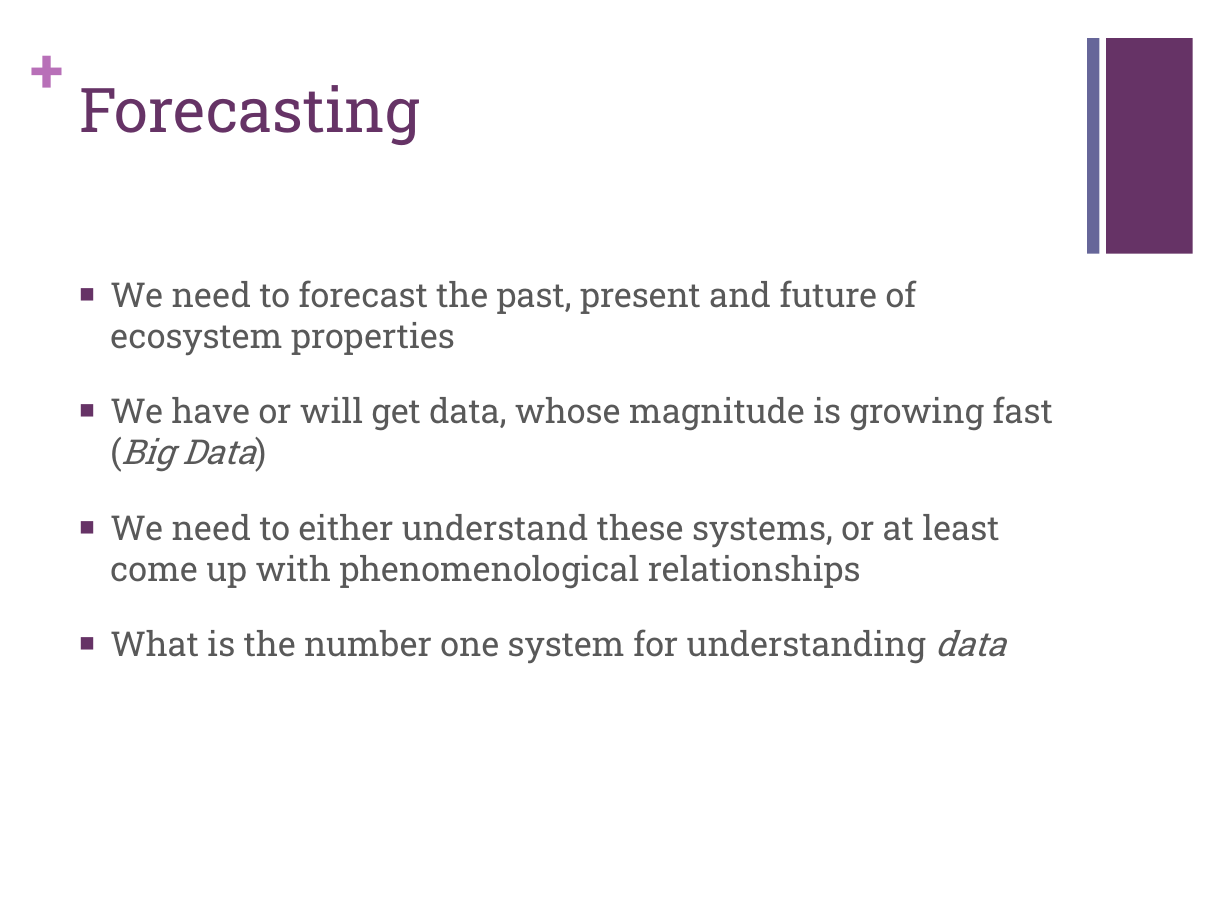
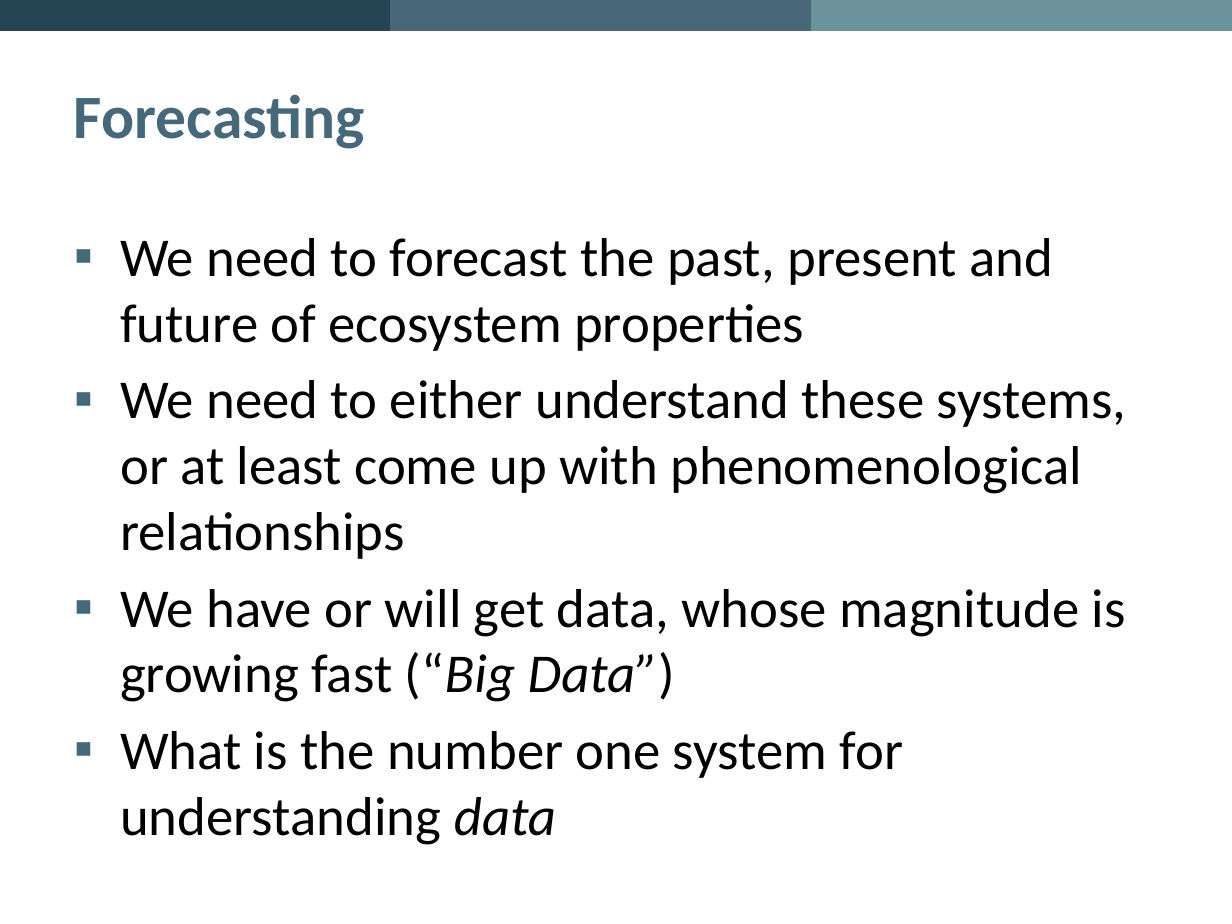
Before and after one commit to PredictiveEcology/SpaDES, a slide deck: slide 2 of development/SpaDES – Spatial Discrete Event Simulation.pptx. Drawn at 1232x924 pixels with LibreOffice and Linux fonts; fonts in the diff are those of the drawing; background and template pictures are left out. Boxes give left, top, right and bottom in pixels: in the first picture for what was removed or moved away, otherwise in the second. Text is boxed around its words. In the diff, an @@ line names an element or a change of style, - is before the commit and + after.

```diff
--- a/development/SpaDES – Spatial Discrete Event Simulation.pptx
+++ b/development/SpaDES – Spatial Discrete Event Simulation.pptx
@@ rectangle added at [0,0,391,31], fill #254555 @@
@@ rectangle added at [339,0,841,31], fill #486879 @@
@@ rectangle added at [811,0,1232,31], fill #6C939B @@
@@ text removed at [30,31,65,106] @@
-+
@@ title "Forecasting": place and size @@
-title "Forecasting" at [79,85,419,145]
+title "Forecasting" at [74,94,365,149]
@@ title "Forecasting" at [74,94,365,149]: font Roboto Slab to Calibri, text colour #663366 to #45697B, bold on; vertical alignment top to middle @@
@@ rectangle removed at [1087,38,1099,254] @@
@@ rectangle removed at [1106,38,1193,254] @@
@@ page number added at [1209,31,1219,32], 12 pt, text #000000 @@
+2
@@ text "We need to forecast the ...": place and size @@
-text "We need to forecast the ..." at [110,280,1053,664]
+text "We need to forecast the ..." at [120,238,1126,845]
@@ text at [120,238,1126,845]: size 20 to 32 pt, font Roboto Slab to Calibri, text colour #595959 to #000000 in "We need to forecast the past, present ...", "We need to either understand these systems, ...", "What is the number one system for ..."; bullet ■ to ▪; less space between paragraphs; bullet colour #663366 to #45697B @@
@@ text at [110,396,1053,472]: paragraph removed @@
-■ We have or will get data, whose magnitude is growing fast (Big Data)
@@ text at [120,589,1126,702]: paragraph added @@
+▪ We have or will get data, whose magnitude is growing fast (“Big Data”)
```
Also in this commit, not shown: 5 other slides changed, 23 slides added, 5 slides removed, 3 other files.
